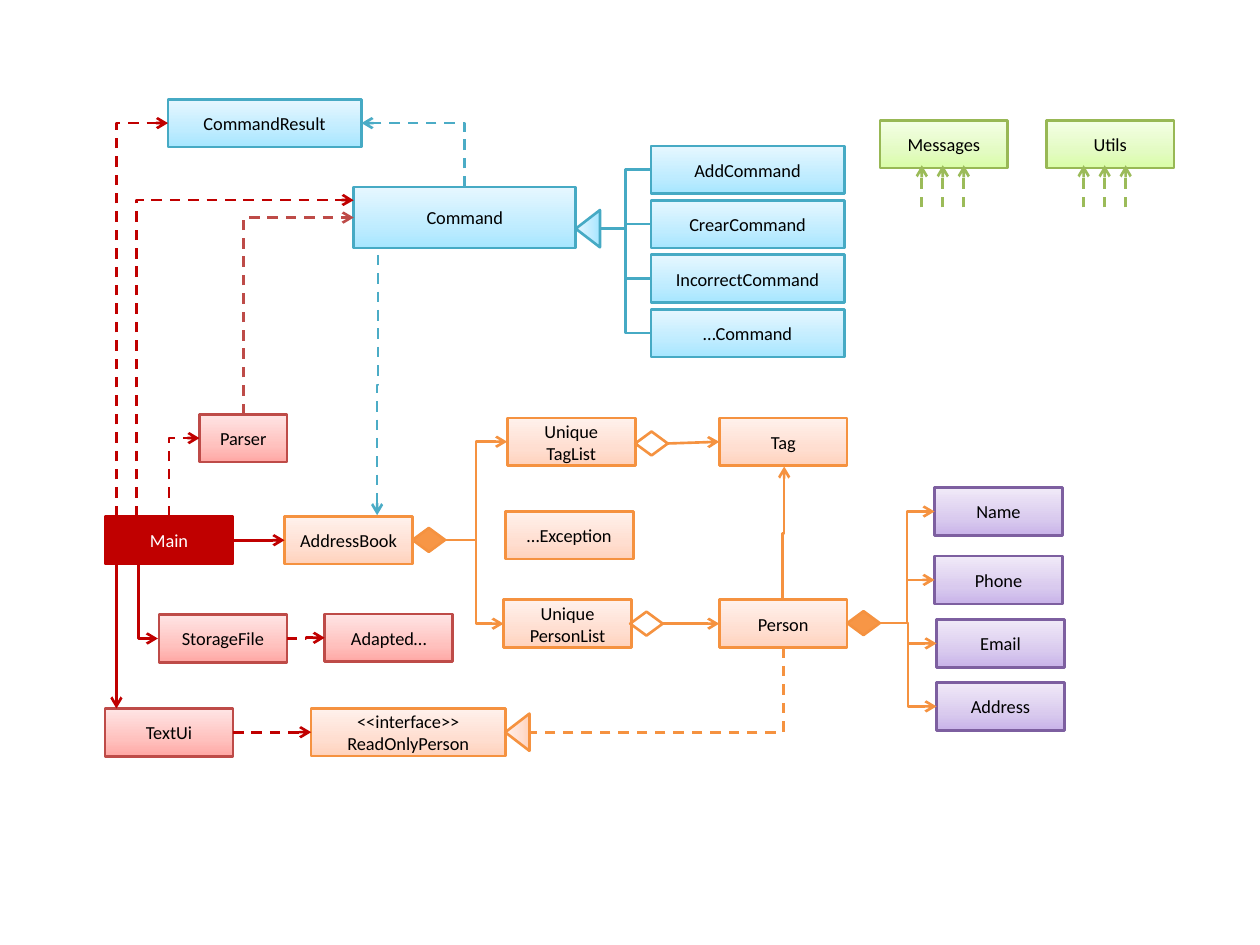
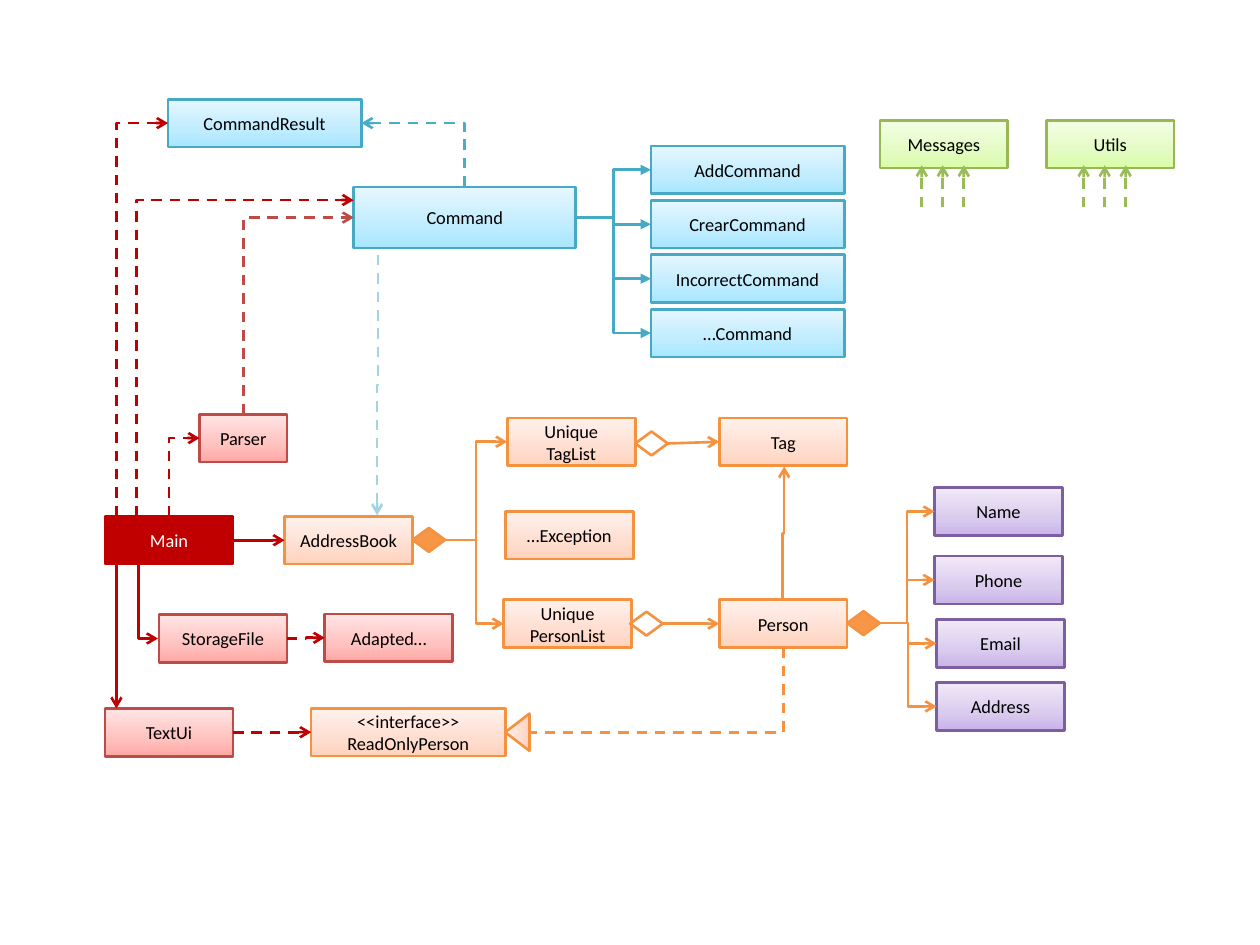
Before and after one commit to se-edu/addressbook-level2, a slide deck: slide 2 of doc/Diagrams.pptx. Drawn at 1260x945 pixels with LibreOffice and Linux fonts; fonts in the diff are those of the drawing. Boxes give left, top, right and bottom in pixels: in the first picture for what was removed or moved away, otherwise in the second. Text is boxed around its words. In the diff, an @@ line names an element or a change of style, - is before the commit and + after.

```diff
--- a/doc/Diagrams.pptx
+++ b/doc/Diagrams.pptx
@@ elbow line moved from (600, 228) - (651, 170) to (576, 218) - (651, 170) @@
@@ elbow line (576, 218) - (651, 170): elbow line to elbow arrow @@
@@ elbow line moved from (600, 228) - (651, 333) to (576, 218) - (651, 333) @@
@@ elbow line (576, 218) - (651, 333): elbow line to elbow arrow @@
@@ elbow line moved from (600, 228) - (651, 278) to (576, 218) - (651, 278) @@
@@ elbow line (576, 218) - (651, 278): elbow line to elbow arrow @@
@@ elbow line moved from (600, 228) - (651, 224) to (576, 218) - (651, 224) @@
@@ elbow line (576, 218) - (651, 224): elbow line to elbow arrow @@
@@ triangle removed at (576, 210, 600, 248) @@
@@ elbow arrow (378, 255) - (377, 515): stroke #4BACC6 1.5 pt dashed to #A2D4E1 1.5 pt dashed @@
```
Also in this commit, not shown: 1 other file.
